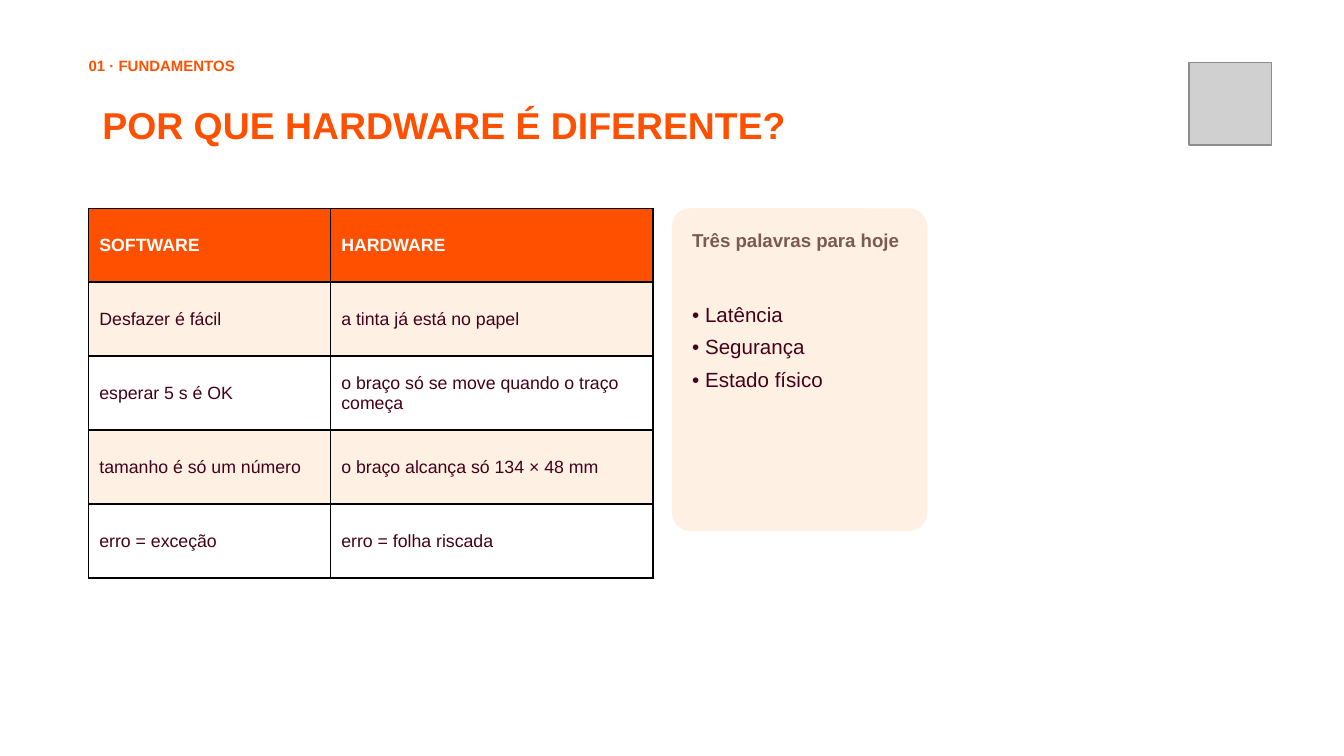
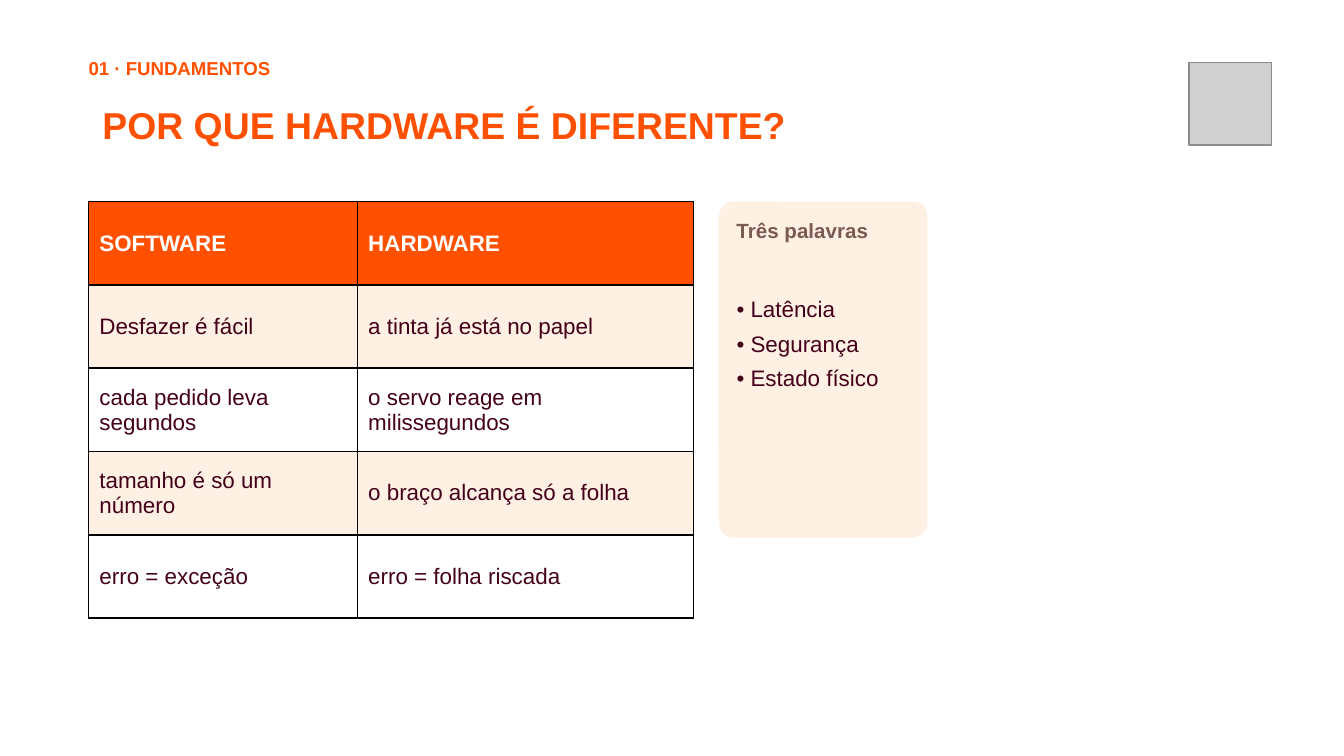
Before and after one commit to jhlr/plotter, a slide deck: slide 7 of workshop/dinamica-ia-hardware.pptx. Drawn at 1344x756 pixels with LibreOffice and Linux fonts; fonts in the diff are those of the drawing; grey boxes stand for pictures; background and template pictures are left out. Boxes give left, top, right and bottom in pixels: in the first picture for what was removed or moved away, otherwise in the second. Text is boxed around its words. In the diff, an @@ line names an element or a change of style, - is before the commit and + after.

```diff
--- a/workshop/dinamica-ia-hardware.pptx
+++ b/workshop/dinamica-ia-hardware.pptx
@@ text "01 · FUNDAMENTOS" at <box>89,62,270,76</box>: size 8 to 10 pt @@
@@ table at <box>89,202,694,618</box> @@
-row 3, column 1: esperar 5 s é OK
+row 3, column 1: cada pedido leva segundos
-row 3, column 2: o braço só se move quando o traço começa
+row 3, column 2: o servo reage em milissegundos
-row 4, column 2: o braço alcança só 134 × 48 mm
+row 4, column 2: o braço alcança só a folha
@@ size 9.5 to 12 pt in "SOFTWARE", "HARDWARE", "Desfazer é fácil", "a tinta já está no papel" and 3 more places @@
@@ table: place and size @@
-table at <box>89,208,653,578</box>
+table at <box>89,202,694,618</box>
@@ rounded rectangle: place and size @@
-rounded rectangle at <box>672,208,927,531</box>
+rounded rectangle at <box>719,202,927,538</box>
@@ text at <box>736,222,867,242</box>: text changed; size 10 to 11 pt @@
-Três palavras para hoje
+Três palavras
@@ text "• Latência": place and size @@
-text "• Latência" at <box>705,307,823,388</box>
+text "• Latência" at <box>751,300,878,387</box>
@@ text "• Latência" at <box>751,300,878,387</box>: size 11 to 12 pt @@
```
Also in this commit, not shown: 21 other slides changed, 10 slides added, 6 slides removed, 36 other files.
